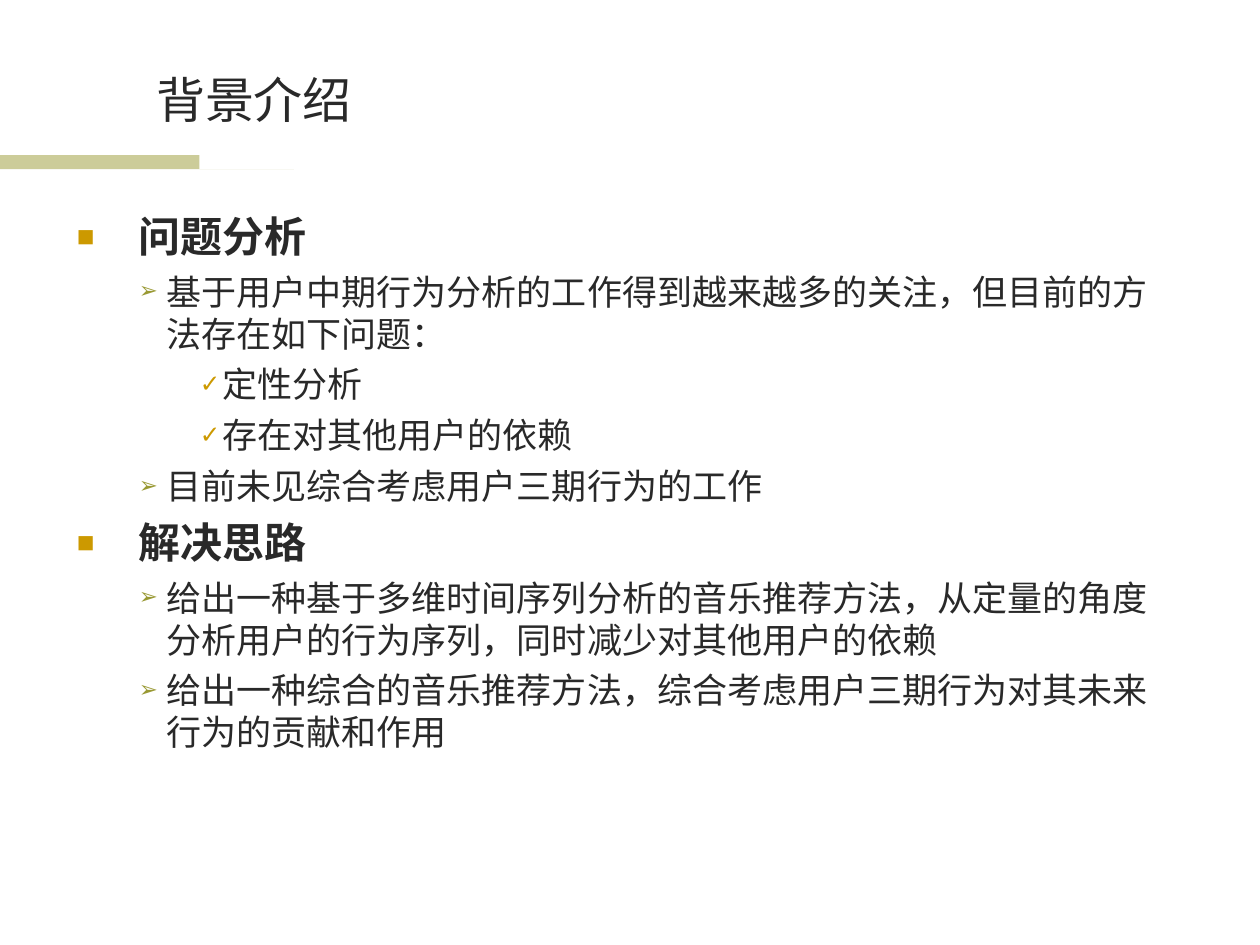
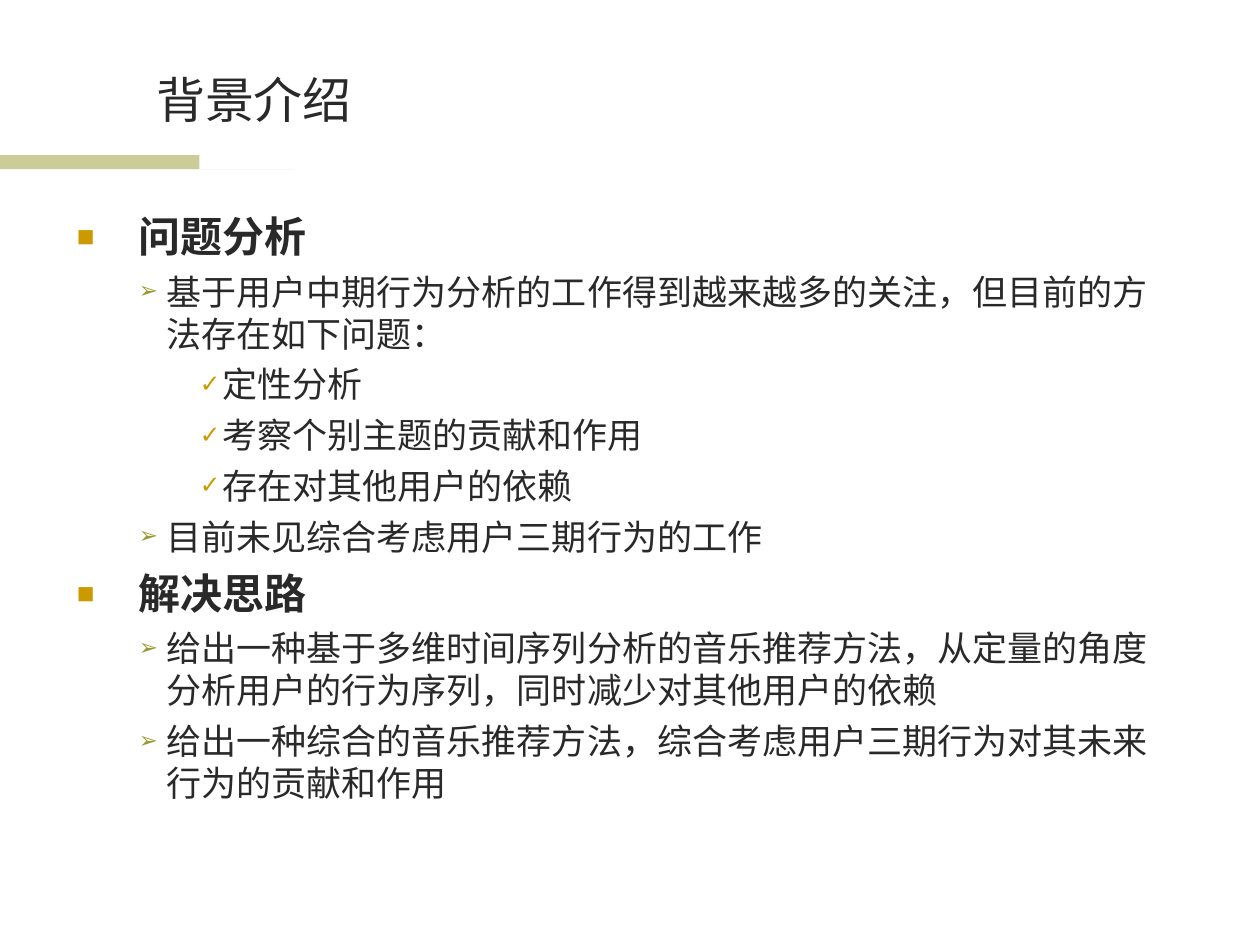
Before and after one commit to wwssttt/NJUThesis, a slide deck: slide 7 of ppt/一种基于时间序列分析的个性化音乐推荐系统及其实现.ppt. Drawn at 1260x945 pixels with LibreOffice and Linux fonts; fonts in the diff are those of the drawing; background and template pictures are left out. Boxes give left, top, right and bottom in pixels: in the first picture for what was removed or moved away, otherwise in the second. Text is boxed around its words. In the diff, an @@ line names an element or a change of style, - is before the commit and + after.

Commit message:
bla

```diff
--- a/ppt/一种基于时间序列分析的个性化音乐推荐系统及其实现.ppt
+++ b/ppt/一种基于时间序列分析的个性化音乐推荐系统及其实现.ppt
@@ text at [222, 418, 643, 451]: paragraph added @@
+    ✓ 考察个别主题的贡献和作用
```
